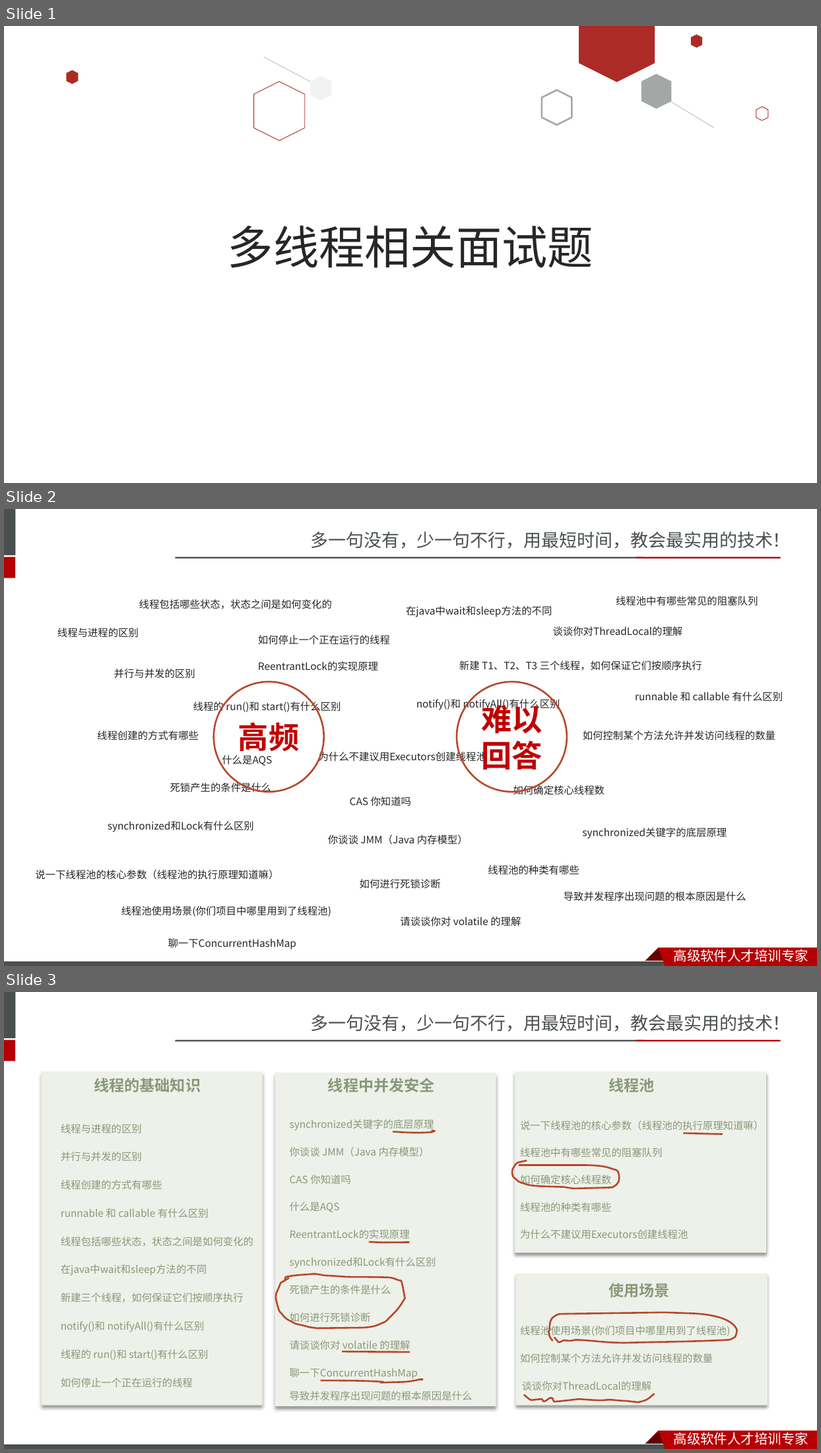
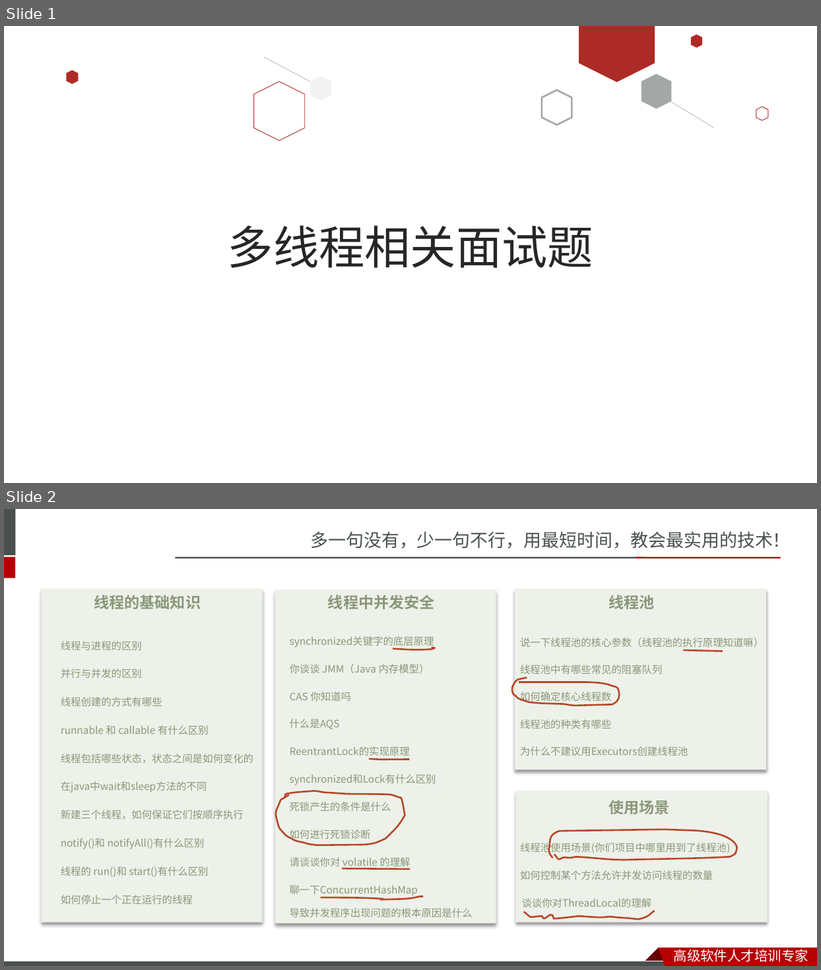
Before and after one commit to mansteinr/note-book, a slide deck: Java/黑马面试题/并发/08-多线程相关面试题.pptx. Shown one above the other, each under a label of ours: slides 1, 2 and 3 before the commit, slides 1 and 2 after it. The pictures are 821x1453 and 821x970 pixels, drawn with LibreOffice and Linux fonts; fonts in the diff are those of the drawing; background and template pictures are left out. Boxes give left, top, right and bottom in pixels: in the first picture for what was removed or moved away, otherwise in the second. Text is boxed around its words. In the diff, an @@ line names an element or a change of style, - is before the commit and + after.

```diff
--- a/Java/黑马面试题/并发/08-多线程相关面试题.pptx
+++ b/Java/黑马面试题/并发/08-多线程相关面试题.pptx
@@ slide 2 removed at (4, 509, 817, 966), background #FFFFFF; not listed: 9 template elements that a slide beside it also shows @@
@@ text removed at (139, 599, 332, 609) @@
-线程包括哪些状态，状态之间是如何变化的
@@ text removed at (406, 606, 552, 617) @@
-在java中wait和sleep方法的不同
@@ text removed at (616, 596, 758, 606) @@
-线程池中有哪些常见的阻塞队列
@@ text removed at (553, 626, 683, 636) @@
-谈谈你对ThreadLocal的理解
@@ text removed at (57, 628, 139, 638) @@
-线程与进程的区别
@@ text removed at (258, 635, 390, 645) @@
-如何停止一个正在运行的线程
@@ text removed at (258, 661, 378, 671) @@
-ReentrantLock的实现原理
@@ text removed at (459, 661, 702, 671) @@
-新建 T1、T2、T3 三个线程，如何保证它们按顺序执行
@@ text removed at (114, 669, 195, 679) @@
-并行与并发的区别
@@ ellipse removed at (214, 682, 324, 792) @@
-高频
@@ ellipse removed at (457, 682, 567, 792) @@
-难以回答
@@ text removed at (193, 700, 341, 714) @@
-线程的 run()和 start()有什么区别
@@ text removed at (416, 698, 560, 711) @@
-notify()和 notifyAll()有什么区别
@@ text removed at (635, 692, 783, 702) @@
-runnable 和 callable 有什么区别
@@ text removed at (97, 731, 199, 741) @@
-线程创建的方式有哪些
@@ text removed at (583, 731, 776, 741) @@
-如何控制某个方法允许并发访问线程的数量
@@ text removed at (222, 755, 272, 767) @@
-什么是AQS
@@ text removed at (319, 751, 486, 764) @@
-为什么不建议用Executors创建线程池
@@ text removed at (170, 782, 272, 793) @@
-死锁产生的条件是什么
@@ text removed at (514, 784, 605, 795) @@
-如何确定核心线程数
@@ text removed at (350, 797, 412, 807) @@
-CAS 你知道吗
@@ text removed at (108, 821, 254, 832) @@
-synchronized和Lock有什么区别
@@ text removed at (328, 835, 468, 845) @@
-你谈谈 JMM（Java 内存模型）
@@ text removed at (582, 828, 727, 839) @@
-synchronized关键字的底层原理
@@ text removed at (35, 870, 279, 880) @@
-说一下线程池的核心参数（线程池的执行原理知道嘛）
@@ text removed at (360, 879, 441, 889) @@
-如何进行死锁诊断
@@ text removed at (488, 865, 579, 875) @@
-线程池的种类有哪些
@@ text removed at (564, 892, 746, 902) @@
-导致并发程序出现问题的根本原因是什么
@@ text removed at (121, 906, 331, 917) @@
-线程池使用场景(你们项目中哪里用到了线程池)
@@ text removed at (400, 917, 521, 927) @@
-请谈谈你对 volatile 的理解
@@ text removed at (168, 939, 296, 950) @@
-聊一下ConcurrentHashMap
@@ what was slide 3 is now slide 2 @@
```
Also in this commit, not shown: 4 other files.
